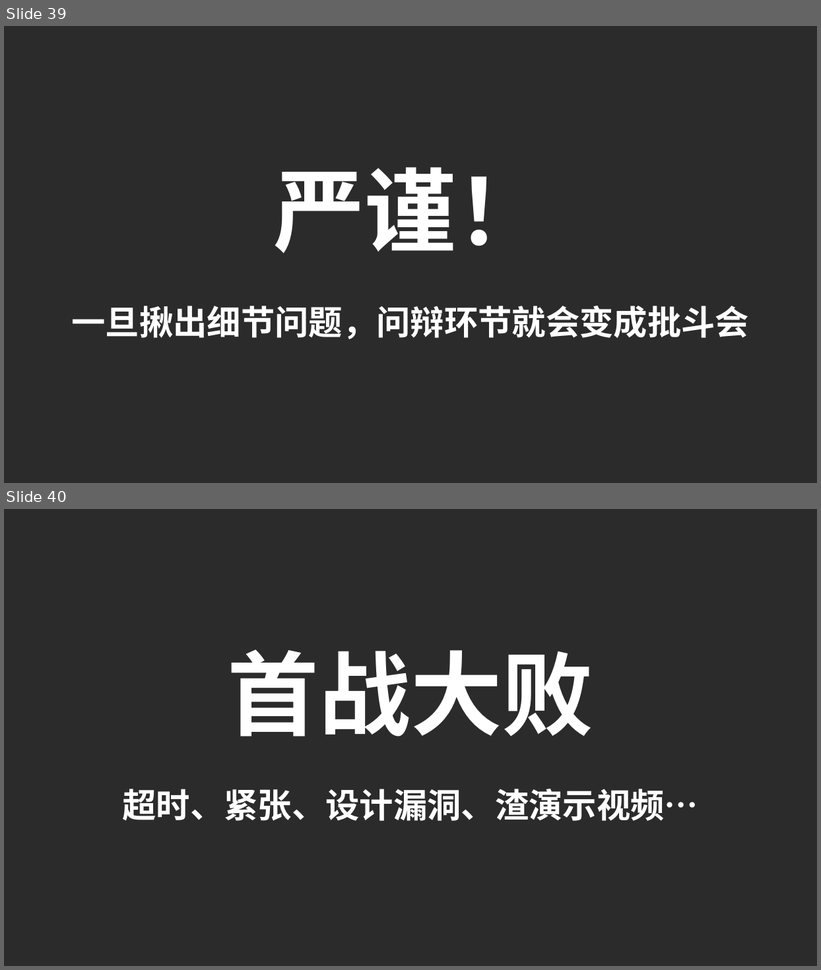
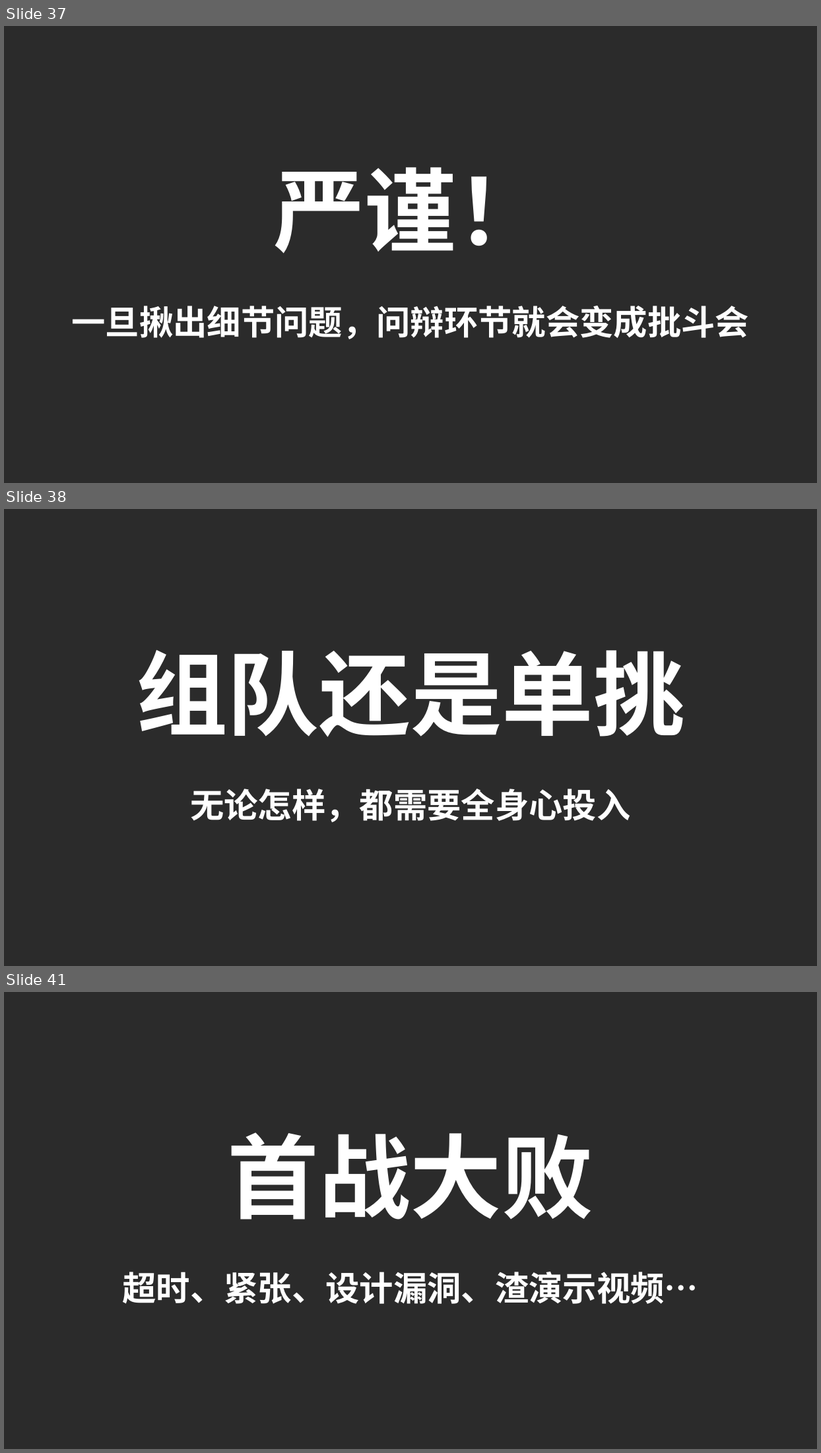
Before and after one commit to SUTFutureCoder/keynote_20141225, a slide deck: keynote2.ppt. Shown one above the other, each under a label of ours: slides 39 and 40 before the commit, slides 37, 38 and 41 after it; the slides between them are not shown. The pictures are 821x970 and 821x1453 pixels, drawn with LibreOffice and Linux fonts; fonts in the diff are those of the drawing; background and template pictures are left out; a plain dark background stands for a picture behind light text. Boxes give left, top, right and bottom in pixels: in the first picture for what was removed or moved away, otherwise in the second. Text is boxed around its words. In the diff, an @@ line names an element or a change of style, - is before the commit and + after.

```diff
--- a/keynote2.ppt
+++ b/keynote2.ppt
@@ slide 38 added at [4,509,817,966], background picture (left out) @@
@@ text added at [136,650,685,737], 81 pt, text #FFFFFF, bold @@
+组队还是单挑
@@ text added at [190,789,630,823], 30 pt, text #FFFFFF, bold @@
+无论怎样，都需要全身心投入
@@ what was slide 39 is now slide 37 @@
@@ what was slide 40 is now slide 41 @@
```
Also in this commit, not shown: 8 slides changed, 22 other slides added, 17 slides removed, 1 other file.
